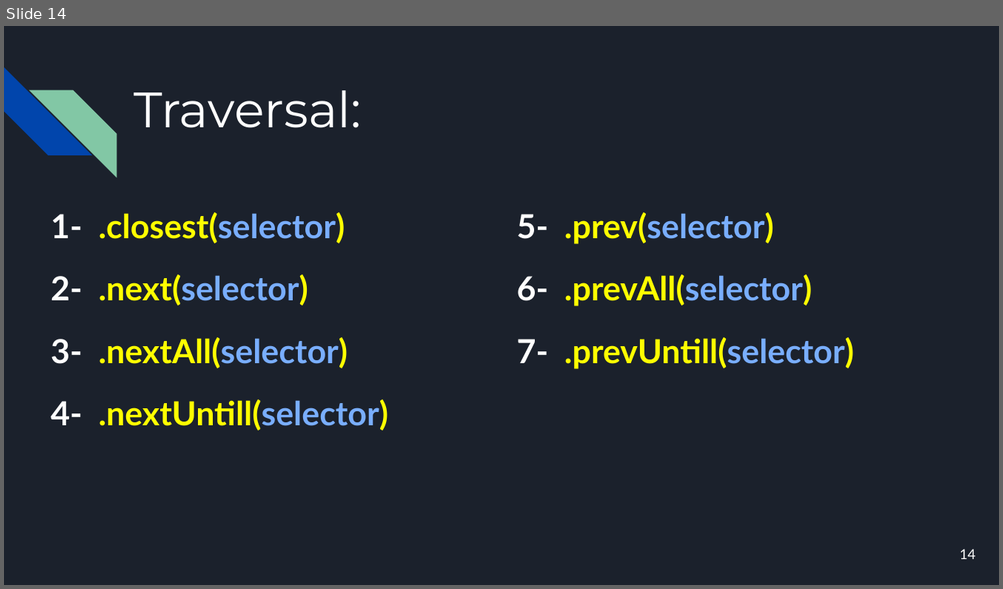
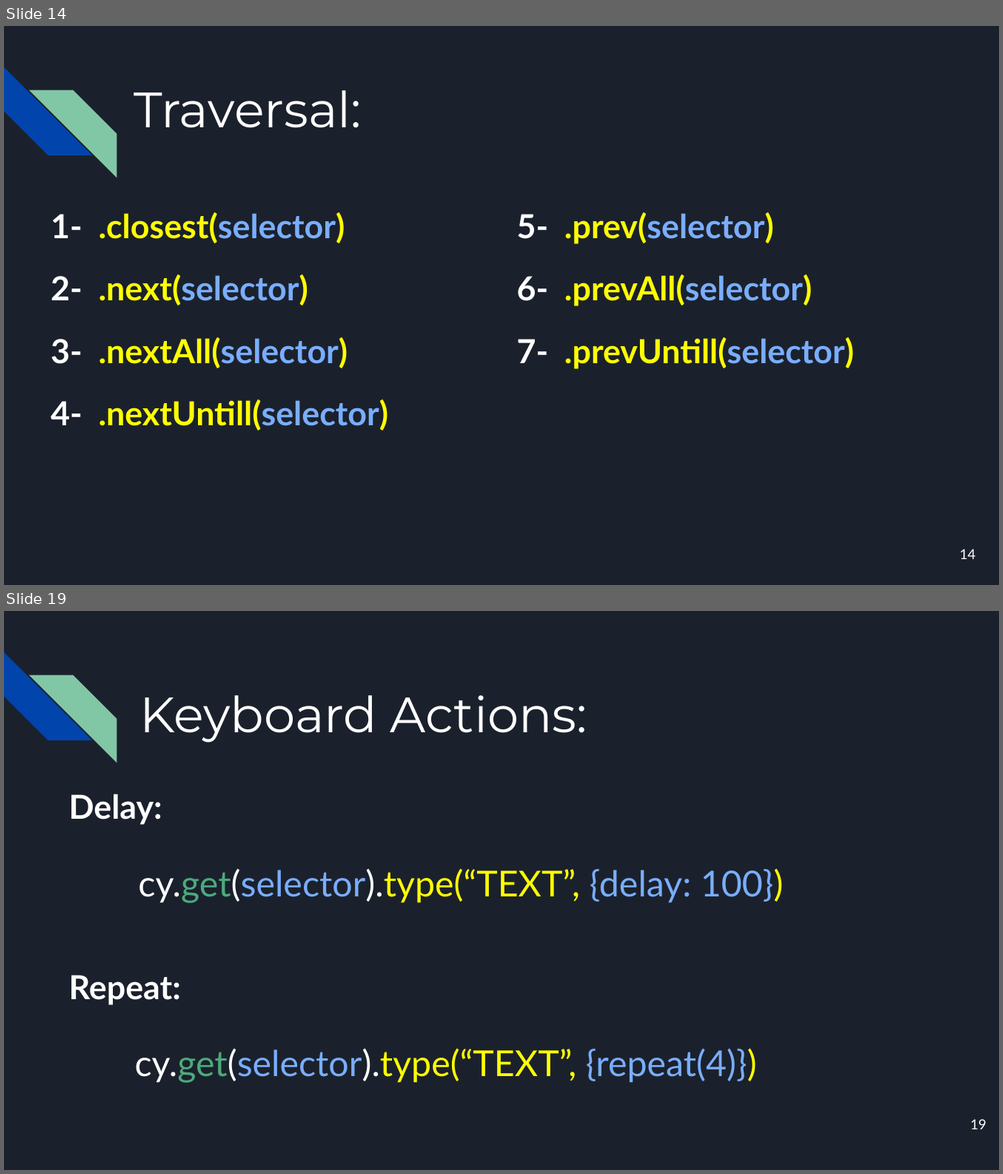
Before and after one commit to mmonfared/automationcamp-cypress, a slide deck: AutomationCamp-Cypress.pptx. Shown one above the other, each under a label of ours: slide 14 before the commit, slides 14 and 19 after it; the slides between them are not shown. The pictures are 1003x589 and 1003x1174 pixels, drawn with LibreOffice and Linux fonts; fonts in the diff are those of the drawing. Boxes give left, top, right and bottom in pixels: in the first picture for what was removed or moved away, otherwise in the second. Text is boxed around its words. In the diff, an @@ line names an element or a change of style, - is before the commit and + after.

```diff
--- a/AutomationCamp-Cypress.pptx
+++ b/AutomationCamp-Cypress.pptx
@@ slide 19 added at [4,611,999,1170], background #1B212C; not listed: 2 template elements that a slide beside it also shows @@
@@ title added at [139,695,587,743], 36 pt, text #FFFFFF @@
+Keyboard Actions:
@@ text added at [69,794,162,825], 24 pt, text #FFFFFF, bold @@
+Delay:
@@ text added at [138,869,783,903], 25.9 pt, text #79AEFE @@
+cy.get(selector).type(“TEXT”, {delay: 100})
@@ text added at [69,975,181,1005], 24 pt, text #FFFFFF, bold @@
+Repeat:
@@ text added at [135,1048,757,1083], 25.9 pt, text #79AEFE @@
+cy.get(selector).type(“TEXT”, {repeat(4)})
@@ page number added at [970,1119,986,1130], 10 pt, text #FFFFFF @@
+19
```
Also in this commit, not shown: 5 other slides added, 4 other files.
